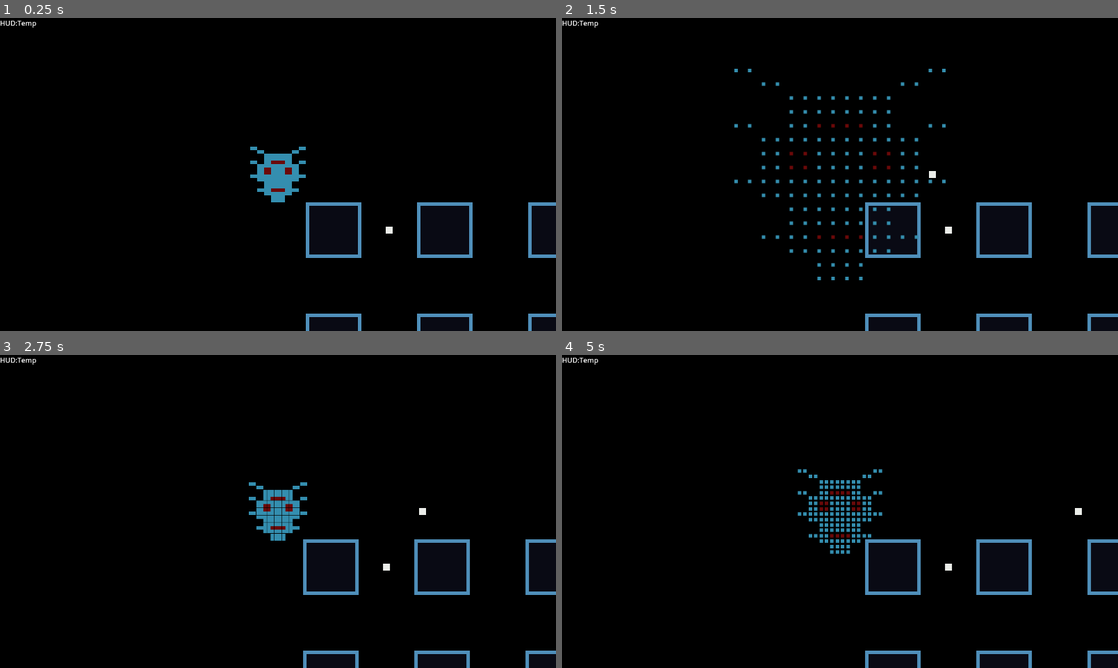
Above: before the commit, frames 1-4 (two rows, left to right).
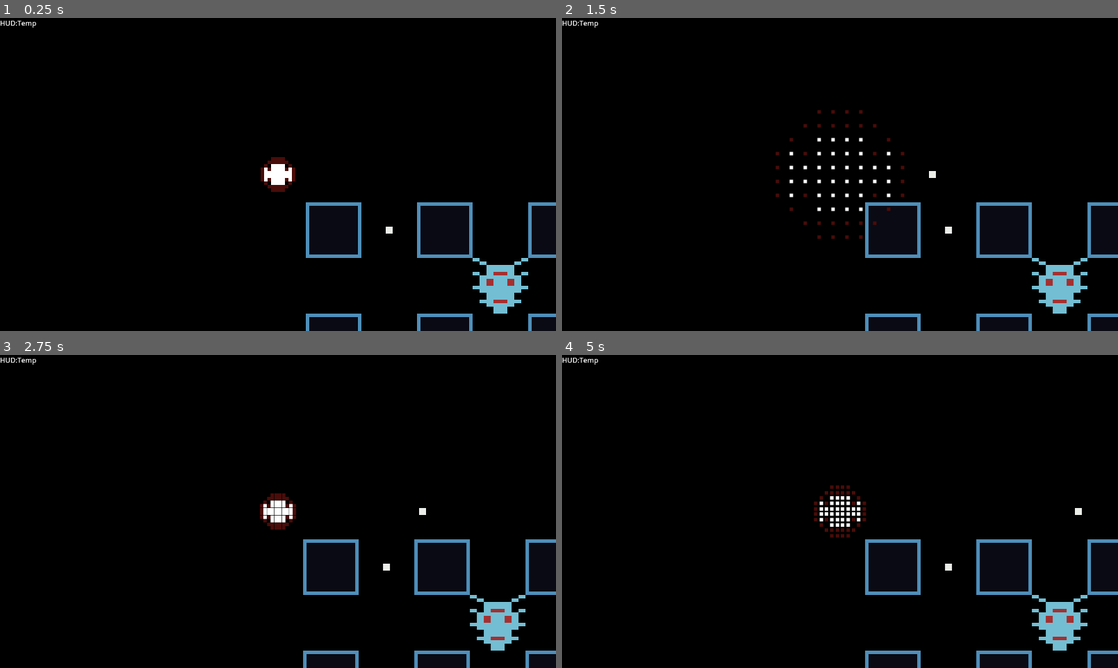
Above: after the commit, the same moments.

Repository: shoggoth/Crossfire
Game: Godot game, scene res://scene/world.tscn
The game is run twice, just before and just after one commit, with the same random seed, the same clock (stepped at 60 frames per second) and the same inputs. The project has no main scene, so this scene is started directly.
Inputs:
- Up to frame 1 (0.25 s): no input
- Up to frame 2 (1.5 s): tap Enter (fire) at 0.5, 1.35 s; hold D (right) 0.53-1.28 s; tap Shift (bomb) at 0.6 s; hold S (down) from 1.28 s (still down)
- Up to frame 3 (2.75 s): release S (down) at 2.03 s; hold D (right) from 2.03 s (still down); tap Shift (bomb) at 2.1 s
- Up to frame 4 (5 s): release D (right) at 2.78 s; hold W (up) 2.78-3.53 s; tap Enter (fire) at 2.85, 4.35 s; hold A (left) from 3.53 s (still down); tap Shift (bomb) at 3.6 s

The runs differ from the first frame. In frame 1, 2.0% of the frame differs, in the area x 45-95%, y 41-95%; in frame 2, 2.4%, in the area x 31-95%, y 16-95%; in frame 3, 2.1%; in frame 4, 2.2%.

Commit message:
Added inception enemy scene"

Diff:
--- /dev/null
+++ b/scene/enemy.tscn
@@ -0,0 +1,36 @@
+[gd_scene load_steps=6 format=3 uid="uid://ee7kqycc6b4p"]
+
+[ext_resource type="Texture2D" uid="uid://dwjb2qfr6w25h" path="res://gfx/Fizzog.png" id="1_f5i5j"]
+[ext_resource type="Script" path="res://src/component/hurtbox.gd" id="2_1yxa3"]
+[ext_resource type="Script" path="res://src/component/health.gd" id="3_1extx"]
+
+[sub_resource type="CircleShape2D" id="CircleShape2D_6lxd4"]
+radius = 8.0
+
+[sub_resource type="RectangleShape2D" id="RectangleShape2D_b1y8x"]
+size = Vector2(16, 16)
+
+[node name="Enemy" type="CharacterBody2D"]
+collision_layer = 2
+motion_mode = 1
+metadata/_edit_group_ = true
+
+[node name="Sprite2D" type="Sprite2D" parent="."]
+texture = ExtResource("1_f5i5j")
+
+[node name="CollisionShape2D" type="CollisionShape2D" parent="."]
+visible = false
+shape = SubResource("CircleShape2D_6lxd4")
+
+[node name="HurtBox" type="Area2D" parent="." node_paths=PackedStringArray("health_component")]
+visible = false
+monitorable = false
+script = ExtResource("2_1yxa3")
+health_component = NodePath("../HealthComponent")
+free_hit_boxen = true
+
+[node name="CollisionShape2D" type="CollisionShape2D" parent="HurtBox"]
+shape = SubResource("RectangleShape2D_b1y8x")
+
+[node name="HealthComponent" type="Node" parent="."]
+script = ExtResource("3_1extx")
--- a/scene/player.tscn
+++ b/scene/player.tscn
@@ -1,8 +1,8 @@
 [gd_scene load_steps=22 format=3 uid="uid://c7usp7o48ccjh"]
 
 [ext_resource type="Script" path="res://scene/player.gd" id="1_tjouh"]
-[ext_resource type="Texture2D" uid="uid://dwjb2qfr6w25h" path="res://gfx/Fizzog.png" id="2_3346a"]
 [ext_resource type="Shader" path="res://shader/explode.gdshader" id="2_vr2vu"]
+[ext_resource type="Texture2D" uid="uid://bxh0sliiqp7yw" path="res://gfx/Player.png" id="3_6gc45"]
 [ext_resource type="Script" path="res://src/state/state_machine.gd" id="3_mq2sw"]
 [ext_resource type="Script" path="res://src/component/hurtbox.gd" id="4_7xd63"]
 [ext_resource type="Script" path="res://src/component/health.gd" id="5_7le23"]
@@ -224,7 +224,7 @@
 [node name="Sprite2D" type="Sprite2D" parent="."]
 texture_filter = 1
 material = SubResource("ShaderMaterial_fn5vs")
-texture = ExtResource("2_3346a")
+texture = ExtResource("3_6gc45")
 
 [node name="CollisionShape2D" type="CollisionShape2D" parent="."]
 visible = false
--- a/scene/world.tscn
+++ b/scene/world.tscn
@@ -1,8 +1,9 @@
-[gd_scene load_steps=11 format=3 uid="uid://hhid6teie814"]
+[gd_scene load_steps=12 format=3 uid="uid://hhid6teie814"]
 
 [ext_resource type="PackedScene" uid="uid://c7usp7o48ccjh" path="res://scene/player.tscn" id="1_3l35b"]
 [ext_resource type="Texture2D" uid="uid://dgmji227b3ioe" path="res://gfx/Tilemap.png" id="1_3qjg0"]
 [ext_resource type="PackedScene" uid="uid://dn74gcwqk5qge" path="res://scene/bullet.tscn" id="3_6fsg2"]
+[ext_resource type="PackedScene" uid="uid://ee7kqycc6b4p" path="res://scene/enemy.tscn" id="4_oh0mt"]
 
 [sub_resource type="TileSetAtlasSource" id="TileSetAtlasSource_pswc2"]
 texture = ExtResource("1_3qjg0")
@@ -91,4 +92,7 @@
 position = Vector2(40, 24)
 collision_layer = 18
 
+[node name="Enemy" parent="." instance=ExtResource("4_oh0mt")]
+position = Vector2(72, 40)
+
 [connection signal="area_entered" from="Boundary" to="Boundary" method="_on_area_entered"]
--- a/src/component/hurtbox.gd
+++ b/src/component/hurtbox.gd
@@ -12,6 +12,5 @@
 
 func _on_area_entered(area: Area2D):
 	if health_component && area is HitBox:
-		print(area.collision_layer)
 		health_component.damage(area.damage_dealt)
 		if free_hit_boxen: area.queue_free()
Binary file added: gfx/Player.png
Not shown, added: gfx/Player.png.import
